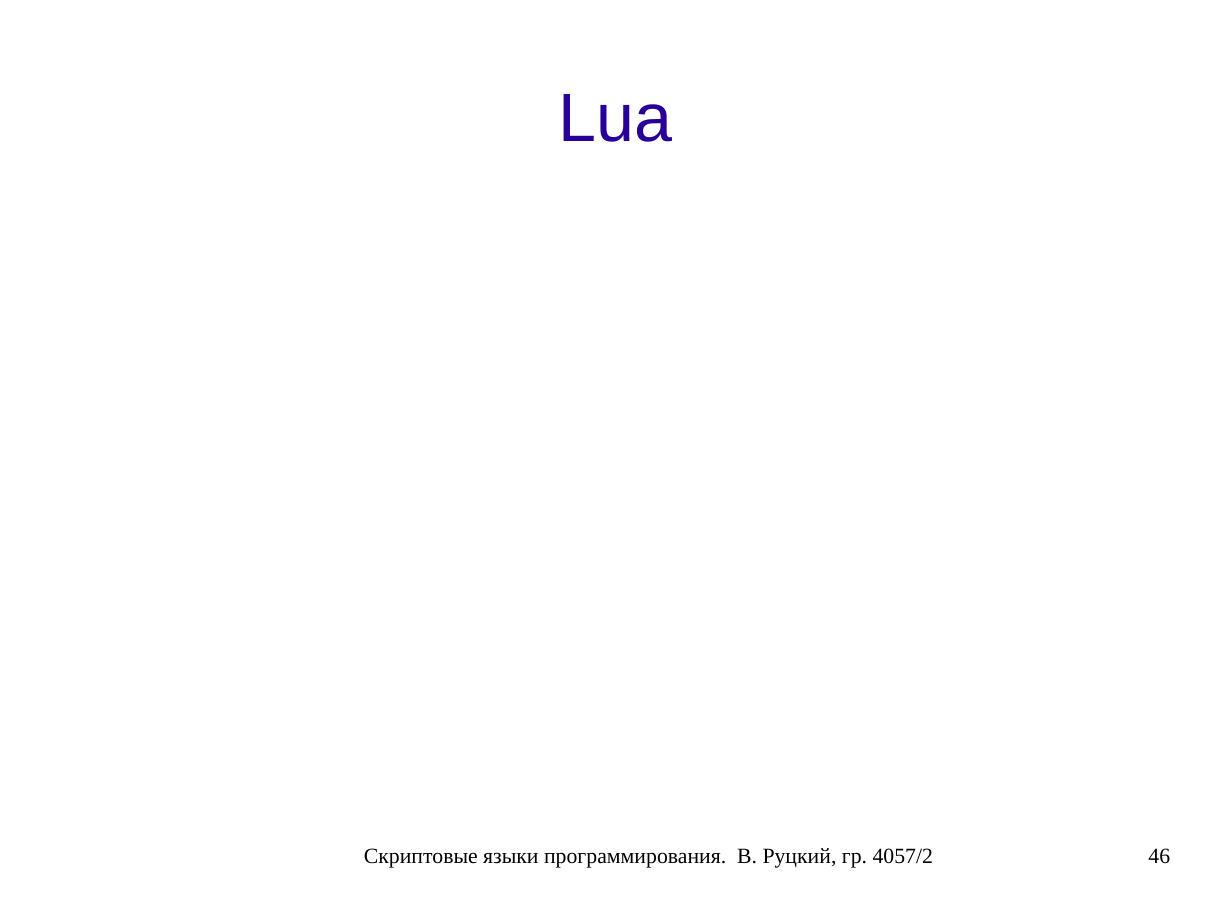
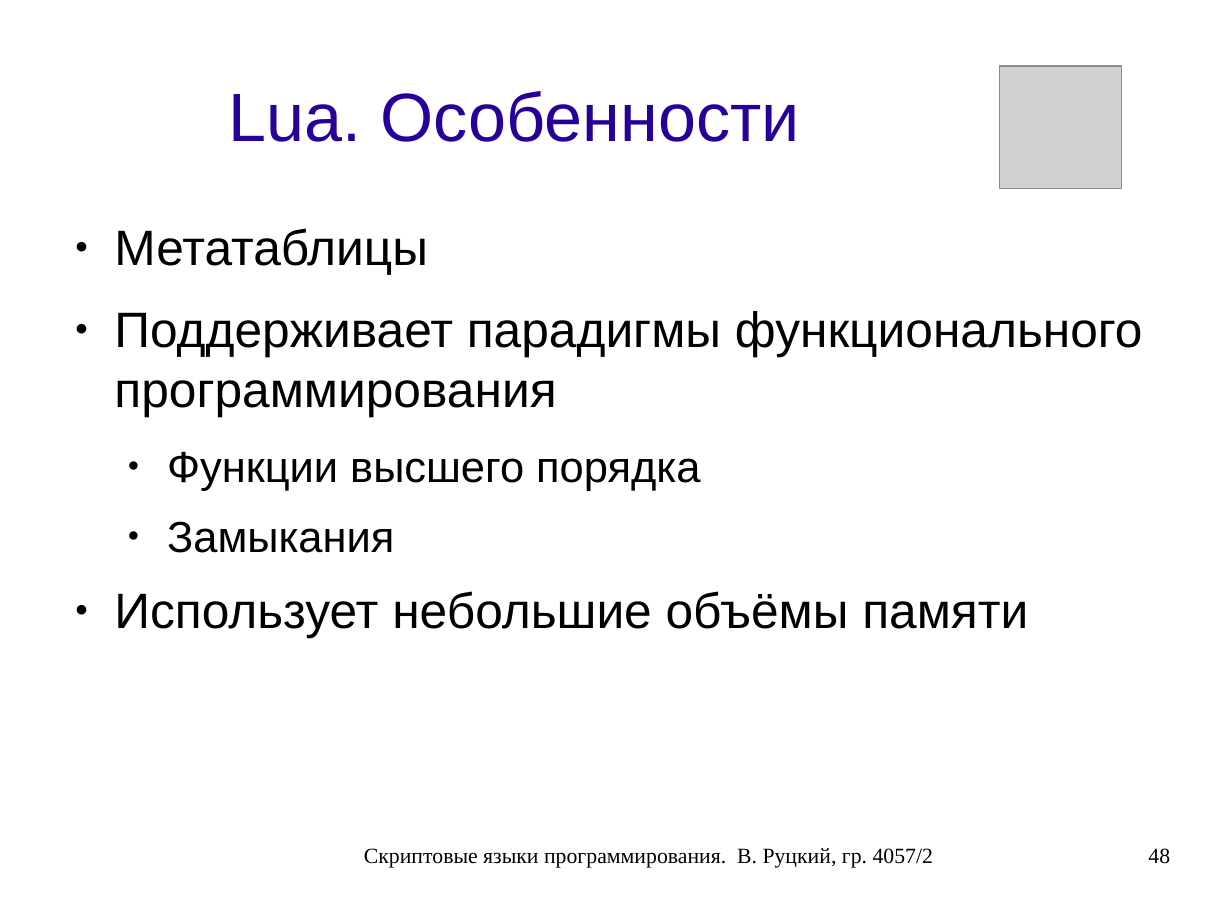
Before and after one commit to rutsky/semester07, a slide deck: slide 48 of Operation_systems/scripting_languages/40572_Rutsky_Scripting_languages.odp (slide 46 before the commit). Drawn at 1232x924 pixels with LibreOffice and Linux fonts; fonts in the diff are those of the drawing; grey boxes stand for pictures. Boxes give left, top, right and bottom in pixels: in the first picture for what was removed or moved away, otherwise in the second. Text is boxed around its words. In the diff, an @@ line names an element or a change of style, - is before the commit and + after.

```diff
--- a/Operation_systems/scripting_languages/40572_Rutsky_Scripting_languages.odp
+++ b/Operation_systems/scripting_languages/40572_Rutsky_Scripting_languages.odp
@@ picture added at bbox=[1001, 66, 1122, 188] @@
@@ title at bbox=[229, 91, 800, 142]: text changed @@
-Lua
+Lua. Особенности
@@ text added at bbox=[114, 228, 1143, 637], 32 pt, text #000000 @@
+● Метатаблицы
+● Поддерживает парадигмы функционального программирования
+  ● Функции высшего порядка
+  ● Замыкания
+● Использует небольшие объёмы памяти
@@ page number at bbox=[1148, 848, 1170, 864]: text changed @@
-46
+48
```
Also in this commit, not shown: 3 slides added.
